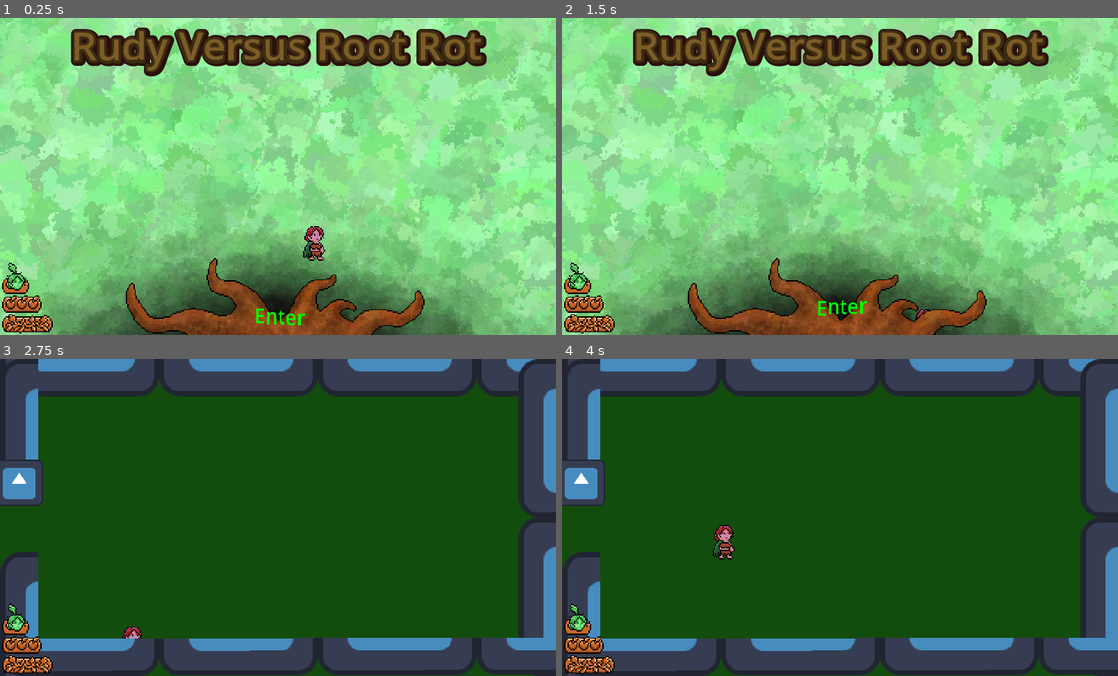
Above: before the commit, frames 1-4 (two rows, left to right).
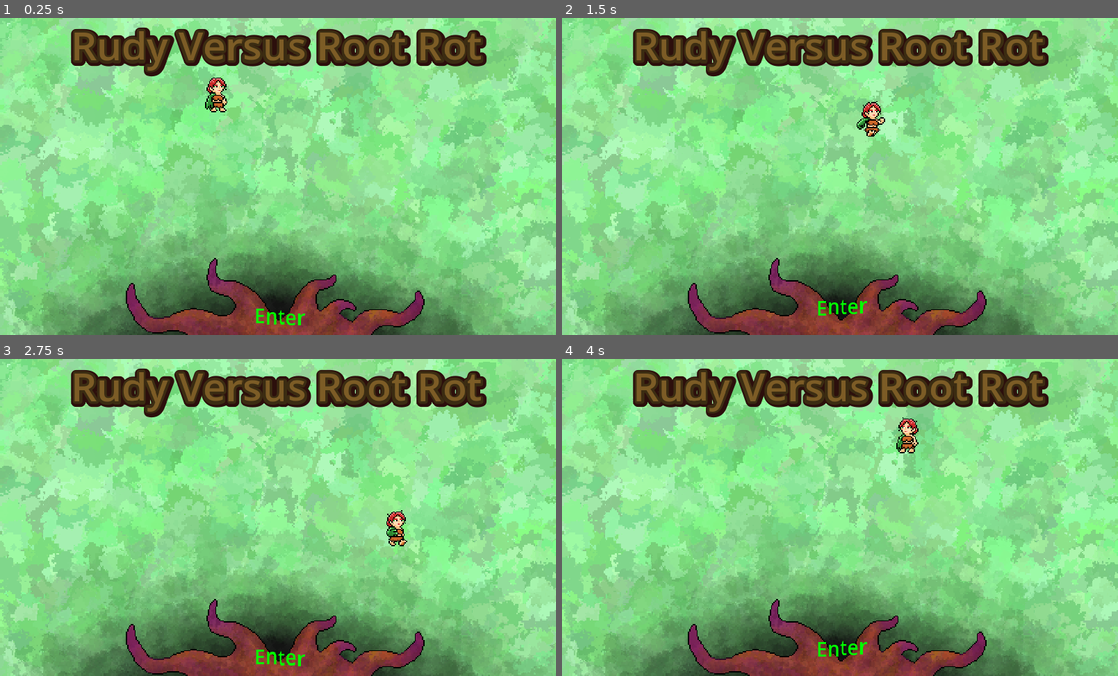
Above: after the commit, the same moments.

Repository: clayjohn/GGJ-2023
Game: Godot game, scene res://Main.tscn
The game is run twice, just before and just after one commit, with the same random seed, the same clock (stepped at 60 frames per second) and the same inputs. The engine's default icon, where the game draws it, is replaced by a stand-in: a white triangle on a blue panel in a dark square.
Inputs:
- Up to frame 1 (0.25 s): no input
- Up to frame 2 (1.5 s): hold D (right) 0.53-1.28 s; hold S (down) from 1.28 s (still down)
- Up to frame 3 (2.75 s): release S (down) at 2.03 s; hold D (right) from 2.03 s (still down)
- Up to frame 4 (4 s): release D (right) at 2.78 s; hold W (up) 2.78-3.53 s; hold A (left) from 3.53 s (still down)

The runs differ from the first frame. In frame 1, 4.6% of the frame differs, in the area x 0-77%, y 18-100%; in frame 2, 4.3%; in frame 3, 100%; in frame 4, 100%, in the area x 0-100%, y 0-100%.

Commit message:
Update menu collisions and player movement

Diff:
--- a/Main.gd
+++ b/Main.gd
@@ -6,8 +6,8 @@
 var levels = [preload("res://Level/Level1.tscn")]
 
 func _ready():
-	$Player.position.x = 1344/3/2
-	$Player.position.y = 768/3/2
+	$Player.position.x = 1044/3.0/2.0
+	$Player.position.y = 368/3.0/2.0
 
 func switch_level(level: int):
 	print("Switching to level ", level)
--- a/Main.tscn
+++ b/Main.tscn
@@ -15,7 +15,6 @@
 
 [node name="Level" parent="." instance=ExtResource("3_5surq")]
 layout_mode = 1
-anchors_preset = 15
 offset_right = 0.0
 offset_bottom = 0.0
 
--- a/Menu/Menu.tscn
+++ b/Menu/Menu.tscn
@@ -1,11 +1,11 @@
-[gd_scene load_steps=7 format=3 uid="uid://cmvbq5v0smht0"]
+[gd_scene load_steps=10 format=3 uid="uid://cmvbq5v0smht0"]
 
 [ext_resource type="Script" path="res://Menu/Menu.gd" id="1_4s5jp"]
 [ext_resource type="Texture2D" uid="uid://b3iew8cmocl55" path="res://Assets/Backgrounds/Level 1 Background.png" id="2_0dbee"]
-[ext_resource type="Texture2D" uid="uid://do4plwdaw7f7u" path="res://Assets/Backgrounds/Level 1 Tree Healthy.png" id="3_2rwg2"]
+[ext_resource type="Texture2D" uid="uid://cmaxmors1b3ce" path="res://Assets/Backgrounds/Level 1 Tree Rot.png" id="3_5xgtl"]
 
 [sub_resource type="RectangleShape2D" id="RectangleShape2D_0hagd"]
-size = Vector2(117, 38)
+size = Vector2(46, 38)
 
 [sub_resource type="SystemFont" id="SystemFont_se4kn"]
 subpixel_positioning = 0
@@ -18,6 +18,15 @@
 outline_color = Color(0.231373, 0.172549, 0.0705882, 1)
 shadow_size = 16
 shadow_color = Color(0.172549, 0.0588235, 0.0470588, 1)
+
+[sub_resource type="RectangleShape2D" id="RectangleShape2D_r7w6t"]
+size = Vector2(585.849, 185)
+
+[sub_resource type="RectangleShape2D" id="RectangleShape2D_1eggh"]
+size = Vector2(1349, 185)
+
+[sub_resource type="RectangleShape2D" id="RectangleShape2D_muvuk"]
+size = Vector2(63, 1134)
 
 [node name="Menu" type="Control"]
 layout_mode = 3
@@ -47,7 +56,7 @@
 anchor_bottom = 1.0
 offset_right = -0.218018
 offset_bottom = -0.0120239
-texture = ExtResource("3_2rwg2")
+texture = ExtResource("3_5xgtl")
 
 [node name="Enter" type="RichTextLabel" parent="Tree"]
 layout_mode = 1
@@ -67,8 +76,22 @@
 position = Vector2(220, 256)
 
 [node name="CollisionShape2D" type="CollisionShape2D" parent="Tree/Area2D"]
-position = Vector2(17.5, 4)
+position = Vector2(2, 4)
 shape = SubResource("RectangleShape2D_0hagd")
+
+[node name="Left" type="StaticBody2D" parent="Tree"]
+scale = Vector2(0.333, 0.333)
+
+[node name="CollisionPolygon2D" type="CollisionPolygon2D" parent="Tree/Left"]
+position = Vector2(671, 762)
+polygon = PackedVector2Array(-323, 6, -376.706, 6.76874, -369, -101, -355, -120, -347, -103, -340, -78, -316, -44, -279, -33, -235, -53, -201, -59, -171, -125, -172, -155, -160, -175, -148, -179, -150, -153, -145, -133, -120, -125, -96, -122, -65, -105, -89, 5)
+
+[node name="Left2" type="StaticBody2D" parent="Tree"]
+scale = Vector2(0.333, 0.333)
+
+[node name="CollisionPolygon2D" type="CollisionPolygon2D" parent="Tree/Left2"]
+position = Vector2(672, 762)
+polygon = PackedVector2Array(291, 5, 358.03, 3.76575, 354, -80, 341, -101, 328, -94, 331, -78, 295, -47, 259, -55, 195, -50, 177, -72, 145, -78, 136, -119, 137, -142, 125, -132, 85, -127, 64, -112, 52, -98, 87, 4)
 
 [node name="Title" type="Label" parent="."]
 layout_mode = 1
@@ -82,4 +105,29 @@
 label_settings = SubResource("LabelSettings_q536q")
 horizontal_alignment = 1
 
+[node name="StaticBody2D" type="StaticBody2D" parent="."]
+scale = Vector2(0.33, 0.33)
+
+[node name="CollisionShape2D" type="CollisionShape2D" parent="StaticBody2D"]
+position = Vector2(230.303, 860.606)
+scale = Vector2(1, 1)
+shape = SubResource("RectangleShape2D_r7w6t")
+
+[node name="CollisionShape2D5" type="CollisionShape2D" parent="StaticBody2D"]
+position = Vector2(1112.12, 866.667)
+scale = Vector2(1, 1)
+shape = SubResource("RectangleShape2D_r7w6t")
+
+[node name="CollisionShape2D4" type="CollisionShape2D" parent="StaticBody2D"]
+position = Vector2(677, -11)
+shape = SubResource("RectangleShape2D_1eggh")
+
+[node name="CollisionShape2D2" type="CollisionShape2D" parent="StaticBody2D"]
+position = Vector2(-30, 385)
+shape = SubResource("RectangleShape2D_muvuk")
+
+[node name="CollisionShape2D3" type="CollisionShape2D" parent="StaticBody2D"]
+position = Vector2(1377, 383)
+shape = SubResource("RectangleShape2D_muvuk")
+
 [connection signal="body_entered" from="Tree/Area2D" to="." method="_on_area_2d_body_entered"]
--- a/Player/Player.gd
+++ b/Player/Player.gd
@@ -3,14 +3,12 @@
 const SPEED = 100.0
 
 var current_animation = "idle-front-right"
+var last_direction = Vector2(1, 1) #front right
 
-var forward_direction = Vector2(-0.707, 0.707)
-var lateral_direction = Vector2(0.707, 0.707)
+var forward_direction = Vector2(0, 1)
+var lateral_direction = Vector2(1, 0)
 
 func _physics_process(delta):
-
-	# Get the input direction and handle the movement/deceleration.
-	# As good practice, you should replace UI actions with custom gameplay actions.
 	var directionx = Input.get_axis("left", "right")
 	var requested_animation = current_animation
 	var velocityx = Vector2(0, 0)
@@ -26,9 +24,35 @@
 	if not directionx and not directiony:
 		velocity = Vector2(0, 0)
 
+	get_animation()
+
 	velocity *= SPEED
 	move_and_slide()
 
 
+func get_animation():
+	var requested_animation = "idle-front-right"
+	if velocity.length_squared() < 0.01:
+		requested_animation = "idle-front-right"
+	elif velocity.x >= 0:
+		# Go right
+		if velocity.y >= 0:
+			#front facing
+			requested_animation = "run-front-right"
+		else:
+			# back facing
+			requested_animation = "run-back-right"
+	else:
+		# Go left
+		if velocity.y >= 0:
+			#front facing
+			requested_animation = "run-front-left"
+		else:
+			# back facing
+			requested_animation = "run-back-left"
+	if requested_animation != current_animation:
+		current_animation = requested_animation
+		$Sprite.animation = current_animation
+
 func enter_dungeon():
-	$Sprite.modulate = Color(0.80000001192093, 0.63921570777893, 0.98823529481888)
+	$Sprite.modulate = Color(0.80, 0.64, 1.0)
--- a/Player/Player.tscn
+++ b/Player/Player.tscn
@@ -629,12 +629,10 @@
 script = ExtResource("1_ijddw")
 
 [node name="Sprite" type="AnimatedSprite2D" parent="."]
-modulate = Color(0.8, 0.639216, 0.988235, 1)
-position = Vector2(30, 54)
+position = Vector2(1, 1)
 sprite_frames = SubResource("SpriteFrames_ajapd")
 animation = &"run-front-right"
 autoplay = "idle-front-right"
-frame = 1
 
 [node name="Shape" type="CollisionShape2D" parent="."]
 position = Vector2(0, 11)
@@ -642,6 +640,7 @@
 
 [node name="HUDLayer" type="CanvasLayer" parent="."]
 layer = 2
+visible = false
 
 [node name="Control" type="Control" parent="HUDLayer"]
 layout_mode = 3
Not shown: 9 places in Level/Level1.tscn that only renumber resources
